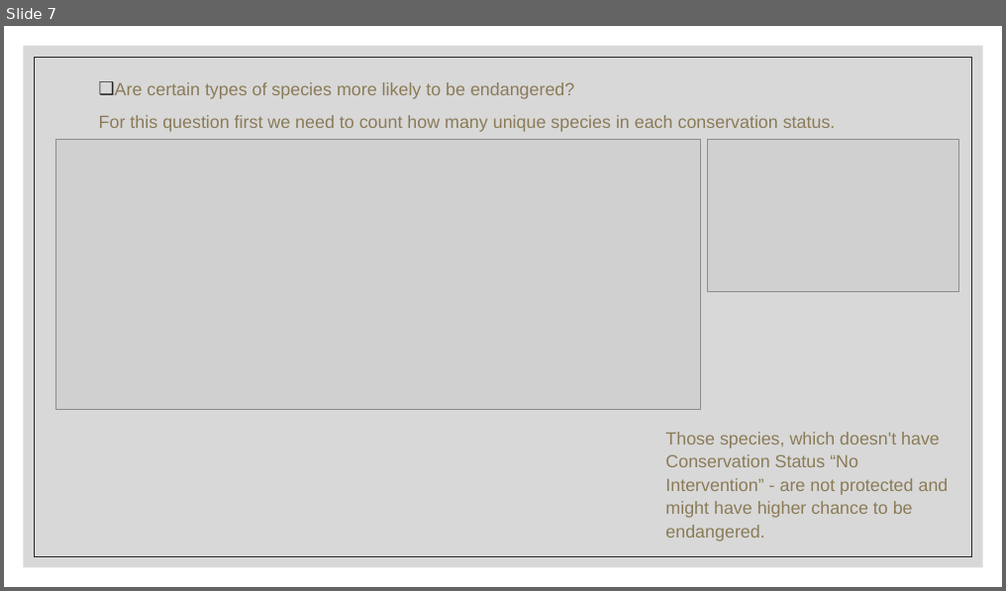
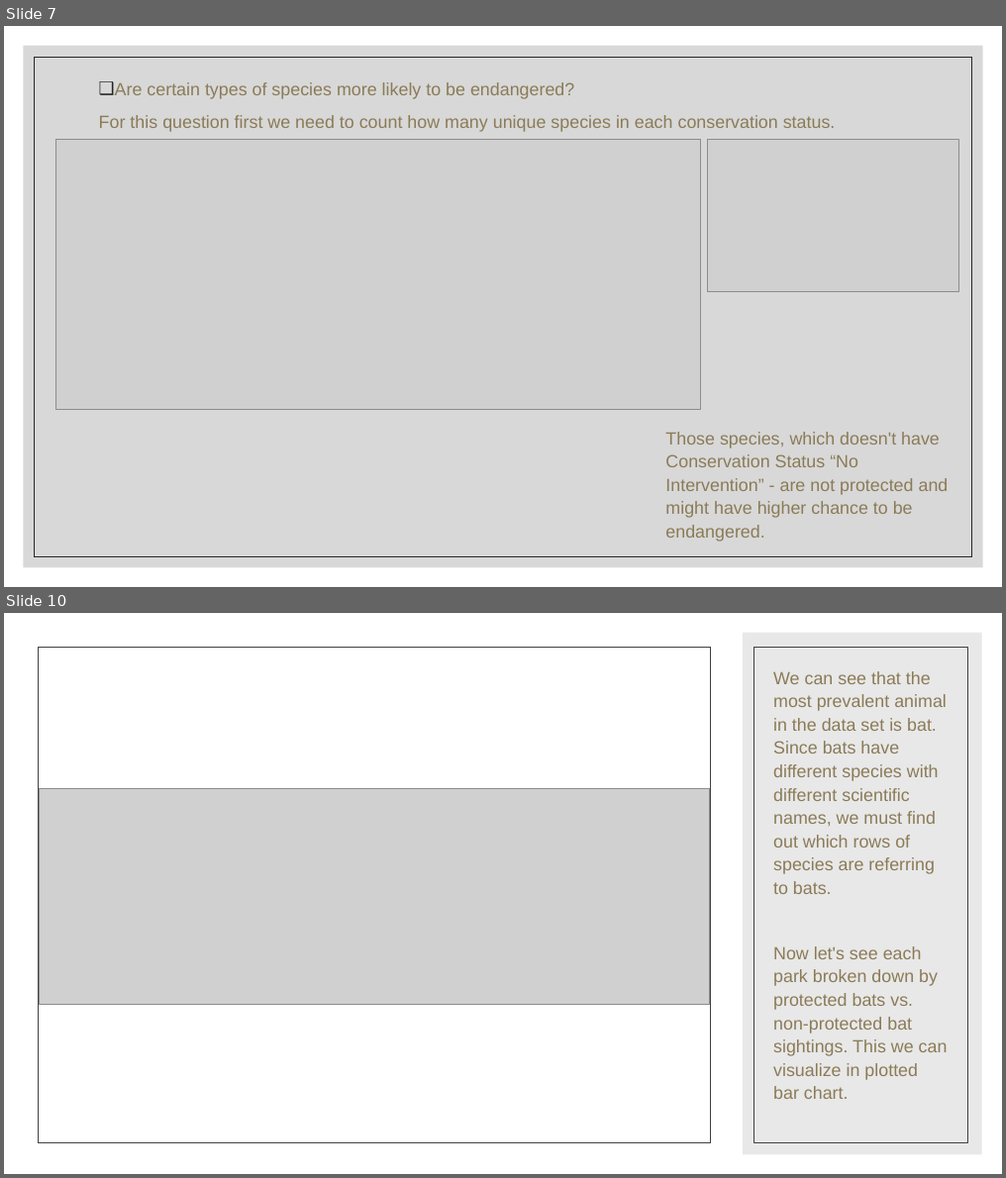
Before and after one commit to Kate-Pol/Biodiversity-in-National-Parks, a slide deck: Project Presentation.pptx. Shown one above the other, each under a label of ours: slide 7 before the commit, slides 7 and 10 after it; the slides between them are not shown. The pictures are 1006x591 and 1006x1178 pixels, drawn with LibreOffice and Linux fonts; fonts in the diff are those of the drawing; grey boxes stand for pictures. Boxes give left, top, right and bottom in pixels: in the first picture for what was removed or moved away, otherwise in the second. Text is boxed around its words. In the diff, an @@ line names an element or a change of style, - is before the commit and + after.

```diff
--- a/Project Presentation.pptx
+++ b/Project Presentation.pptx
@@ slide 10 added at bbox=[4, 613, 1002, 1174], background #FFFFFF @@
@@ rectangle added at bbox=[4, 613, 1002, 1174], fill #FFFFFF @@
@@ rectangle added at bbox=[743, 633, 982, 1155], fill #D9D9D9 at 60% opacity @@
@@ rectangle added at bbox=[38, 647, 710, 1143], outline #404040 0.5 pt @@
@@ rectangle added at bbox=[753, 647, 967, 1143], outline #404040 0.5 pt @@
@@ text added at bbox=[773, 671, 947, 1099], 17 pt, text #8B7B57 @@
+We can see that the most prevalent animal in the data set is bat. Since bats have different species with different scientific names, we must find out which rows of species are referring to bats.
+Now let's see each park broken down by protected bats vs. non-protected bat sightings. This we can visualize in plotted bar chart.
@@ picture added at bbox=[40, 788, 710, 1004] @@
```
Also in this commit, not shown: 1 slide changed, 3 other slides added, 1 slide removed.
